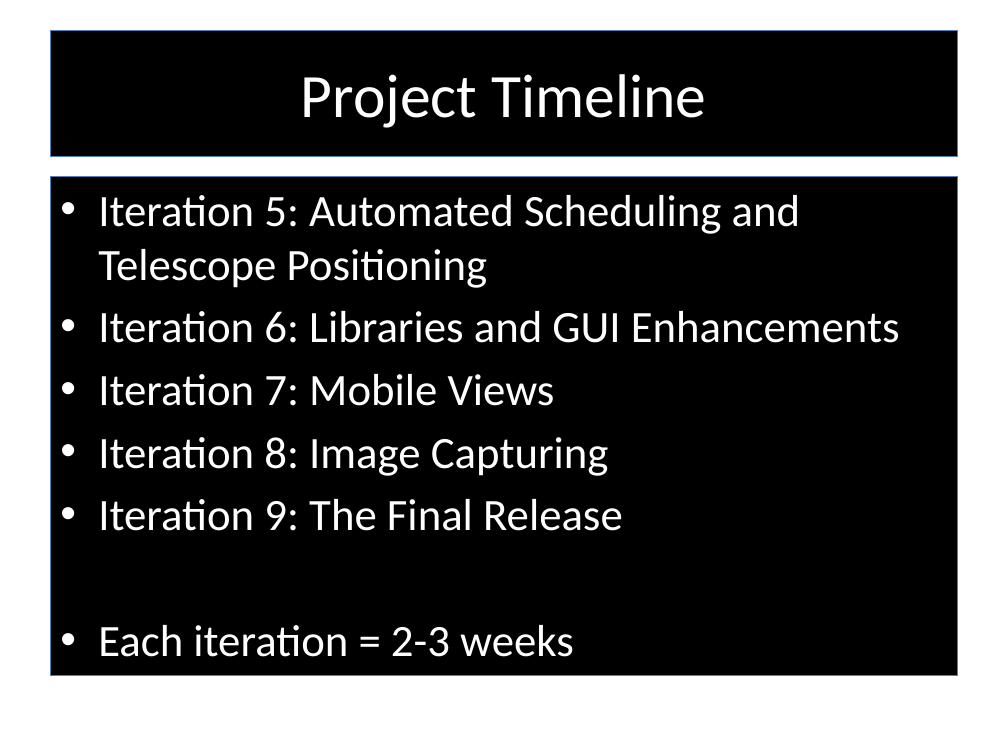
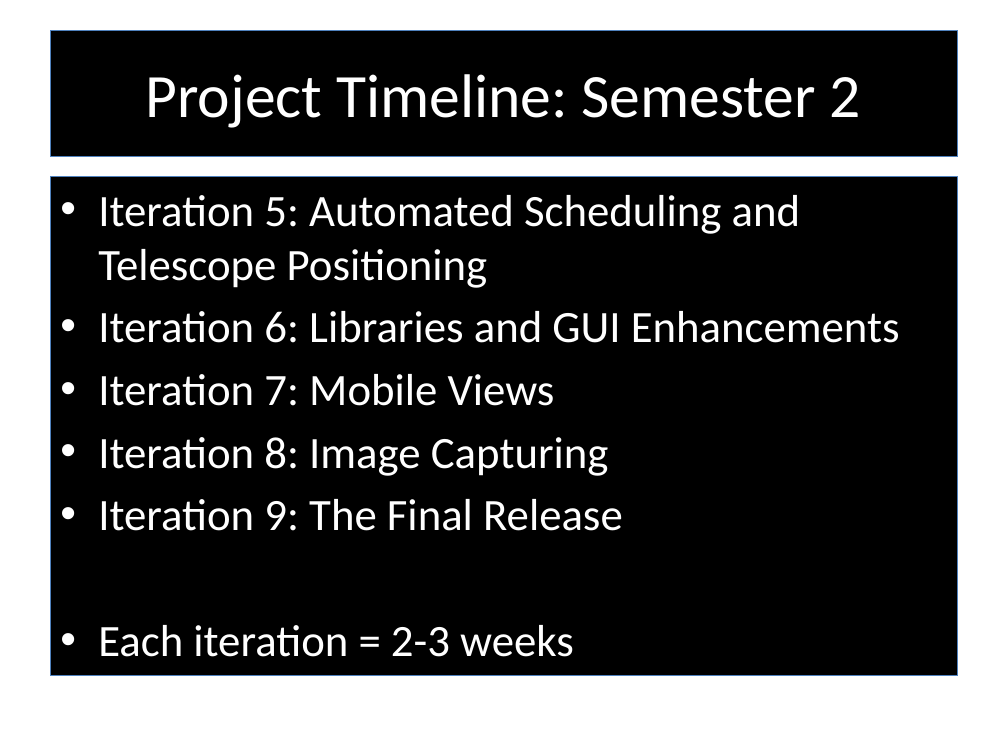
Before and after one commit to RedTeamCOSC470/Documentation, a slide deck: slide 19 of Stargazer_Presentation_Semester2.pptx (slide 17 before the commit). Drawn at 1008x756 pixels with LibreOffice and Linux fonts; fonts in the diff are those of the drawing; background and template pictures are left out. Boxes give left, top, right and bottom in pixels: in the first picture for what was removed or moved away, otherwise in the second. Text is boxed around its words. In the diff, an @@ line names an element or a change of style, - is before the commit and + after.

```diff
--- a/Stargazer_Presentation_Semester2.pptx
+++ b/Stargazer_Presentation_Semester2.pptx
@@ title at [146,74,861,128]: text changed @@
-Project Timeline
+Project Timeline: Semester 2
```
Also in this commit, not shown: 2 other slides changed, 2 slides added, 1 other file.
